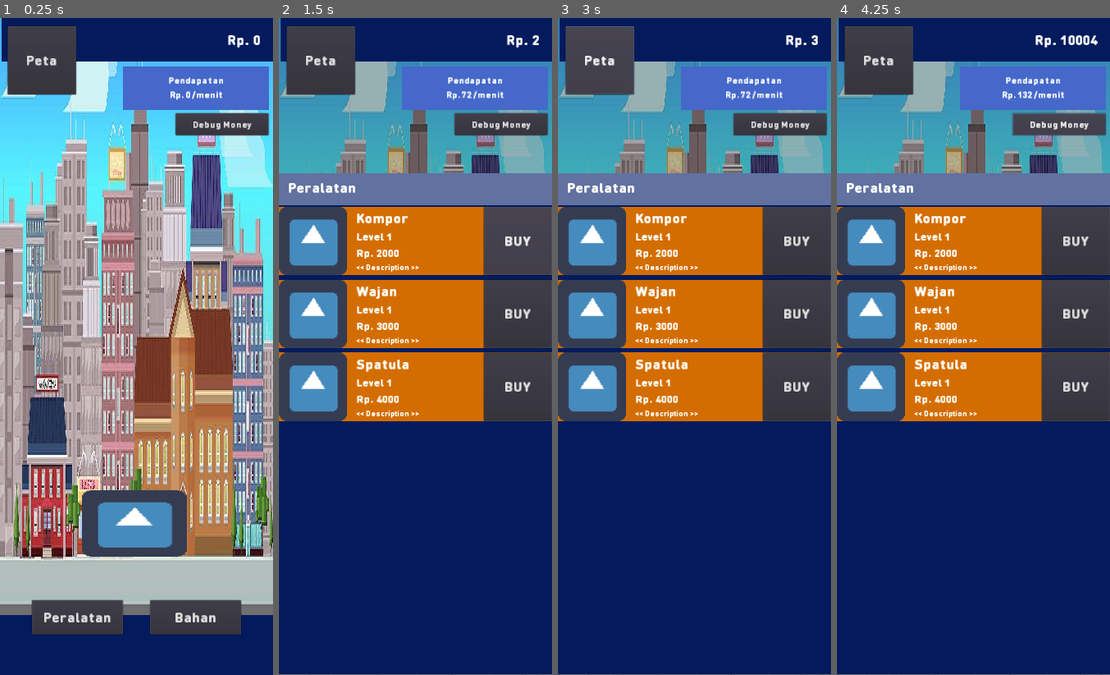
Above: before the commit, frames 1-4 (left to right).
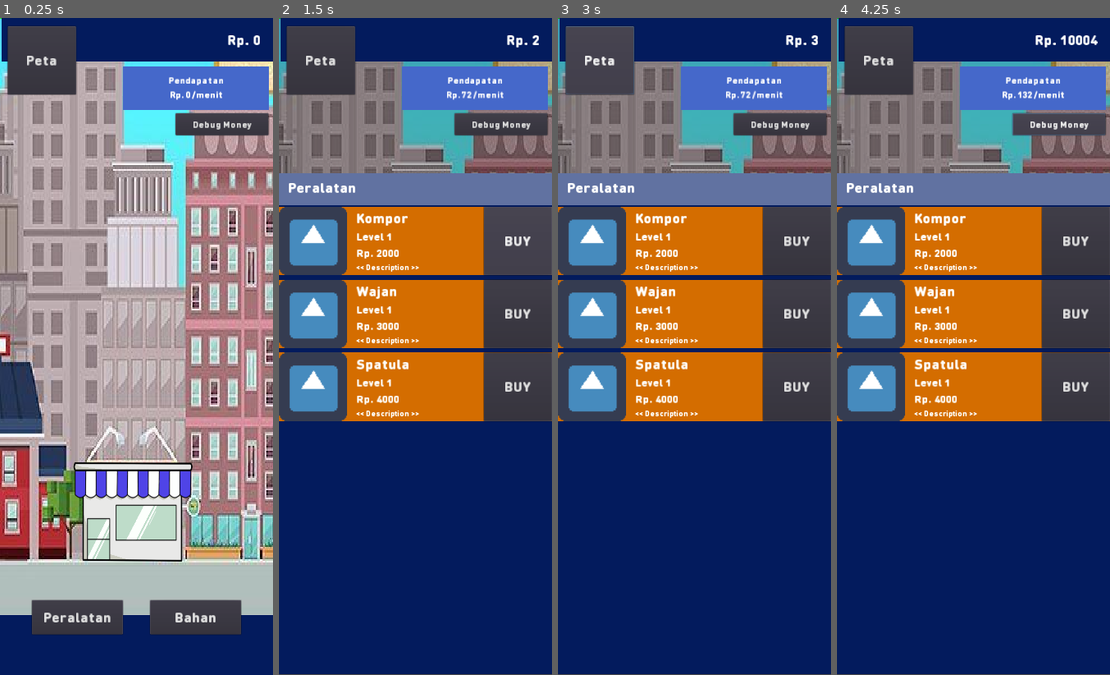
Above: after the commit, the same moments.

Repository: Zakcrust/idlegame-project
Game: Godot game, scene res://Src/View/TestView.tscn
The game is run twice, just before and just after one commit, with the same random seed, the same clock (stepped at 60 frames per second) and the same inputs. The engine's default icon, where the game draws it, is replaced by a stand-in: a white triangle on a blue panel in a dark square.
Inputs:
- Up to frame 1 (0.25 s): no input
- Up to frame 2 (1.5 s): click "Peralatan" at 0.5 s; click "BUY" at 1.25 s
- Up to frame 3 (3 s): click "Ok" at 2 s; click "Peta" at 2.75 s
- Up to frame 4 (4.25 s): click "Debug Money" at 3.5 s

The runs differ from the first frame. In frame 1, 62% of the frame differs, in the area x 0-100%, y 0-91%; in frame 2, 9.9%; in frame 3, 9.9%; in frame 4, 9.9%.

Commit message:
Update background, store, and tap icon assets

Diff:
--- a/Src/Components/Tap/Tap.tscn
+++ b/Src/Components/Tap/Tap.tscn
@@ -1,25 +1,42 @@
-[gd_scene load_steps=5 format=2]
+[gd_scene load_steps=13 format=2]
 
-[ext_resource path="res://icon.png" type="Texture" id=1]
 [ext_resource path="res://Src/Components/Tap/Tap.gd" type="Script" id=2]
 [ext_resource path="res://Assets/Font/DINRoundPro-Black.ttf" type="DynamicFontData" id=3]
+[ext_resource path="res://Assets/Sprites/Coin/coin_08.png" type="Texture" id=4]
+[ext_resource path="res://Assets/Sprites/Coin/coin_07.png" type="Texture" id=5]
+[ext_resource path="res://Assets/Sprites/Coin/coin_03.png" type="Texture" id=6]
+[ext_resource path="res://Assets/Sprites/Coin/coin_02.png" type="Texture" id=7]
+[ext_resource path="res://Assets/Sprites/Coin/coin_06.png" type="Texture" id=8]
+[ext_resource path="res://Assets/Sprites/Coin/coin_05.png" type="Texture" id=9]
+[ext_resource path="res://Assets/Sprites/Coin/coin_04.png" type="Texture" id=10]
+[ext_resource path="res://Assets/Sprites/Coin/coin_01.png" type="Texture" id=11]
 
-[sub_resource type="DynamicFont" id=1]
+[sub_resource type="SpriteFrames" id=1]
+animations = [ {
+"frames": [ ExtResource( 11 ), ExtResource( 7 ), ExtResource( 6 ), ExtResource( 10 ), ExtResource( 9 ), ExtResource( 8 ), ExtResource( 5 ), ExtResource( 4 ) ],
+"loop": true,
+"name": "default",
+"speed": 15.0
+} ]
+
+[sub_resource type="DynamicFont" id=2]
 size = 24
 font_data = ExtResource( 3 )
 
 [node name="Tap" type="Node2D"]
 script = ExtResource( 2 )
 
-[node name="icon" type="Sprite" parent="."]
-texture = ExtResource( 1 )
+[node name="Icon" type="AnimatedSprite" parent="."]
+frames = SubResource( 1 )
+frame = 5
+playing = true
 
 [node name="Label" type="Label" parent="."]
 margin_left = 32.5251
 margin_top = -16.0
 margin_right = 76.5251
 margin_bottom = 15.0
-custom_fonts/font = SubResource( 1 )
+custom_fonts/font = SubResource( 2 )
 text = "1"
 align = 1
 valign = 1
--- a/Src/View/TestView.tscn
+++ b/Src/View/TestView.tscn
@@ -1,26 +1,30 @@
-[gd_scene load_steps=8 format=2]
+[gd_scene load_steps=9 format=2]
 
 [ext_resource path="res://Src/View/TestView.gd" type="Script" id=1]
 [ext_resource path="res://Assets/Sprites/Background/ecc46dfd631e832dec19493d9fa4fe7f.jpg" type="Texture" id=2]
 [ext_resource path="res://Src/Utils/Spawner.tscn" type="PackedScene" id=3]
-[ext_resource path="res://icon.png" type="Texture" id=4]
+[ext_resource path="res://Assets/Sprites/Shop/blue.png" type="Texture" id=4]
 [ext_resource path="res://Src/Components/Shop.gd" type="Script" id=5]
 [ext_resource path="res://Src/View/GameUI.tscn" type="PackedScene" id=6]
 [ext_resource path="res://Src/Components/PopUp/PopUp.tscn" type="PackedScene" id=7]
+
+[sub_resource type="AtlasTexture" id=1]
+atlas = ExtResource( 2 )
+region = Rect2( 209.008, 94.9424, 268.105, 398.745 )
 
 [node name="Node2D" type="Node2D"]
 script = ExtResource( 1 )
 
 [node name="background" type="Sprite" parent="."]
-position = Vector2( 297.444, 637.372 )
-scale = Vector2( 0.605761, 3.14604 )
-texture = ExtResource( 2 )
+position = Vector2( 291.178, 661.371 )
+scale = Vector2( 2.45748, 3.89436 )
+texture = SubResource( 1 )
 
 [node name="YSort" type="YSort" parent="."]
 
 [node name="Shop" type="Sprite" parent="YSort"]
-position = Vector2( 294.915, 1108.59 )
-scale = Vector2( 3.60897, 2.30496 )
+position = Vector2( 292.352, 1083.41 )
+scale = Vector2( 0.730133, 0.922865 )
 texture = ExtResource( 4 )
 script = ExtResource( 5 )
 
Binary file added: Assets/Sprites/Coin/coin_01.png
Not shown, added: Assets/Sprites/Coin/coin_01.png.import
Binary file added: Assets/Sprites/Coin/coin_02.png
Not shown, added: Assets/Sprites/Coin/coin_02.png.import
Binary file added: Assets/Sprites/Coin/coin_03.png
Not shown, added: Assets/Sprites/Coin/coin_03.png.import
Binary file added: Assets/Sprites/Coin/coin_04.png
Not shown, added: Assets/Sprites/Coin/coin_04.png.import
Binary file added: Assets/Sprites/Coin/coin_05.png
Not shown, added: Assets/Sprites/Coin/coin_05.png.import
Binary file added: Assets/Sprites/Coin/coin_06.png
Not shown, added: Assets/Sprites/Coin/coin_06.png.import
(and 6 more such lines)
